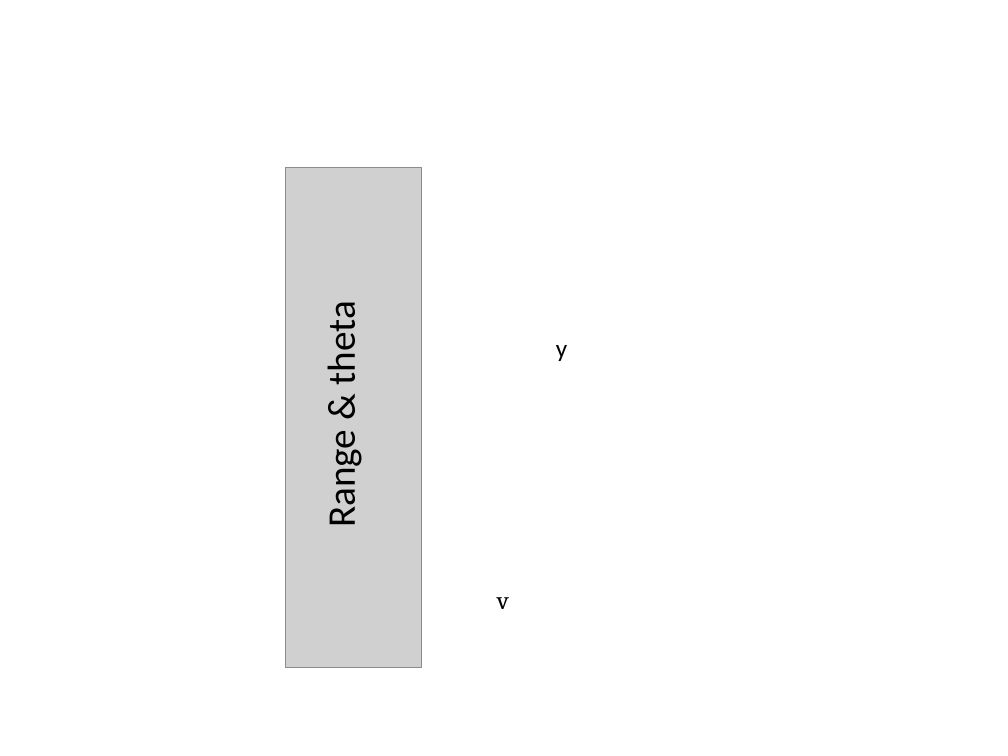
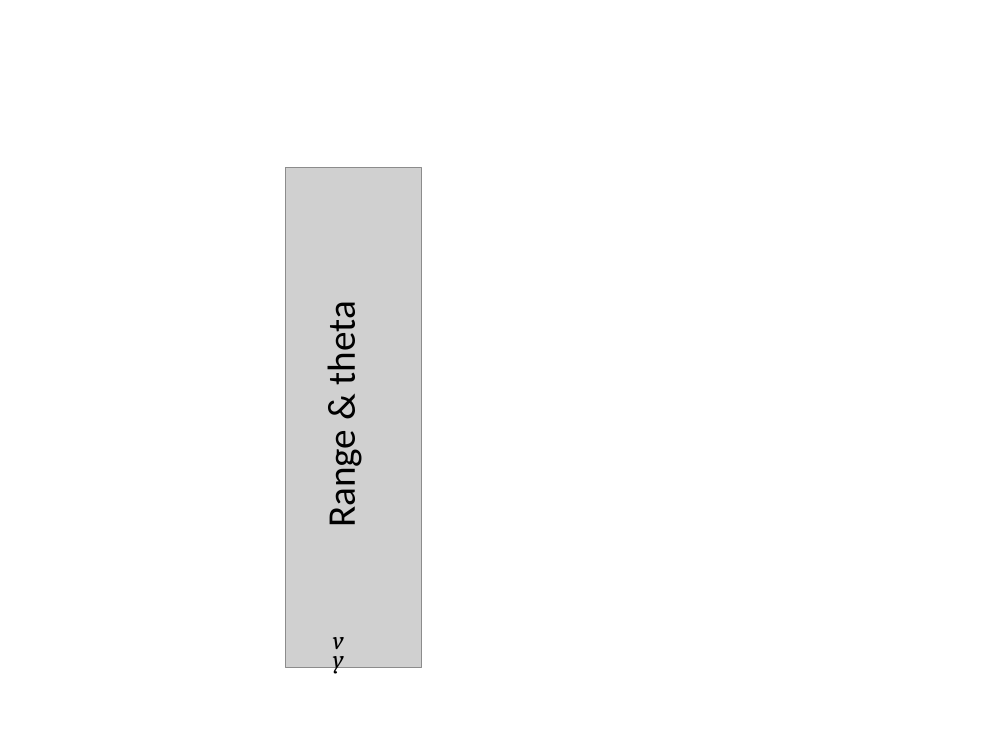
Before and after one commit to MohammadRaziei/BSc-Thesis, a slide deck: slide 6 of Thesis/Presentation.pptx. Drawn at 1008x756 pixels with LibreOffice and Linux fonts; fonts in the diff are those of the drawing; grey boxes stand for pictures. Boxes give left, top, right and bottom in pixels: in the first picture for what was removed or moved away, otherwise in the second. Text is boxed around its words. In the diff, an @@ line names an element or a change of style, - is before the commit and + after.

```diff
--- a/Thesis/Presentation.pptx
+++ b/Thesis/Presentation.pptx
@@ text "v": place and size @@
-text "v" at (497, 597, 509, 609)
+text "v" at (333, 637, 344, 649)
@@ text "v" at (333, 637, 344, 649): italic on @@
@@ text "y": place and size @@
-text "y" at (556, 345, 567, 361)
+text "y" at (333, 645, 344, 674)
@@ text "y" at (333, 645, 344, 674): font Calibri to Cambria, italic on @@
```
Also in this commit, not shown: 51 other files.
